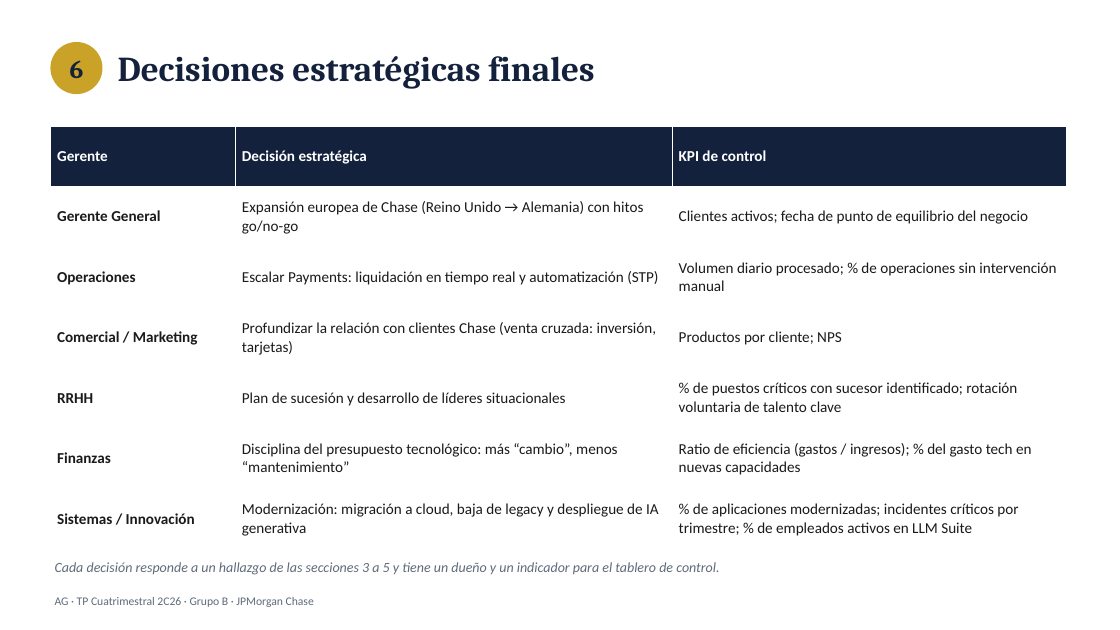
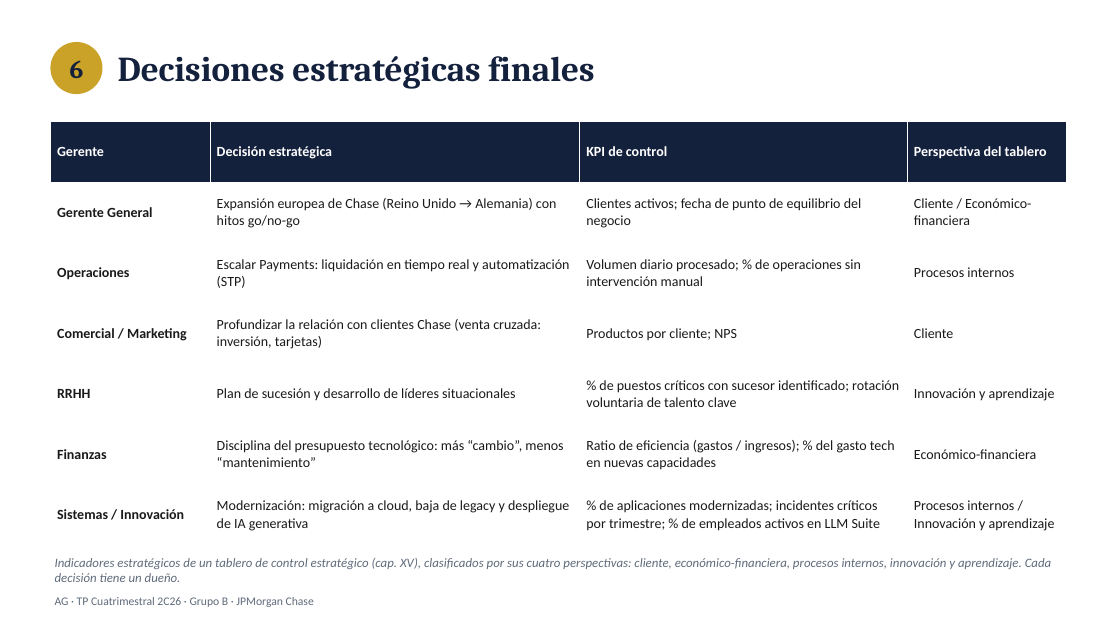
Before and after one commit to lschirripa/utn-boost, a slide deck: slide 9 of materias/administracion-gerencial/tp-cuatrimestral/exports/00_TP Cuatrimestral_GB.pptx. Drawn at 1120x630 pixels with LibreOffice and Linux fonts; fonts in the diff are those of the drawing. Boxes give left, top, right and bottom in pixels: in the first picture for what was removed or moved away, otherwise in the second. Text is boxed around its words. In the diff, an @@ line names an element or a change of style, - is before the commit and + after.

```diff
--- a/materias/administracion-gerencial/tp-cuatrimestral/exports/00_TP Cuatrimestral_GB.pptx
+++ b/materias/administracion-gerencial/tp-cuatrimestral/exports/00_TP Cuatrimestral_GB.pptx
@@ table at <box>50,122,1067,545</box> @@
+column 4: Perspectiva del tablero | Cliente / Económico-financiera | Procesos internos | Cliente | Innovación y aprendizaje | Económico-financiera | Procesos internos / Innovación y aprendizaje
@@ table: place and size @@
-table at <box>50,126,1067,549</box>
+table at <box>50,122,1067,545</box>
@@ text at <box>55,558,1052,582</box>: text changed; size 12 to 11 pt @@
-Cada decisión responde a un hallazgo de las secciones 3 a 5 y tiene un dueño y un indicador para el tablero de control.
+Indicadores estratégicos de un tablero de control estratégico (cap. XV), clasificados por sus cuatro perspectivas: cliente, económico-financiera, procesos internos, innovación y aprendizaje. Cada decisión tiene un dueño.
```
Also in this commit, not shown: 7 other slides changed, 4 other files.
